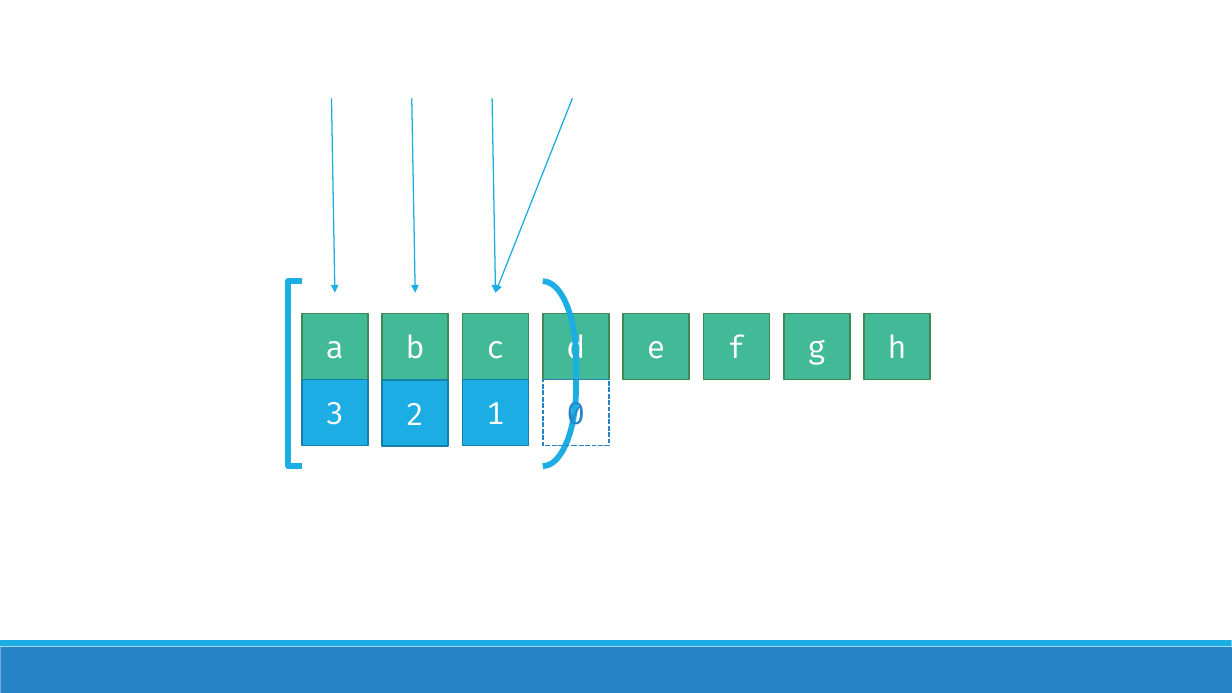
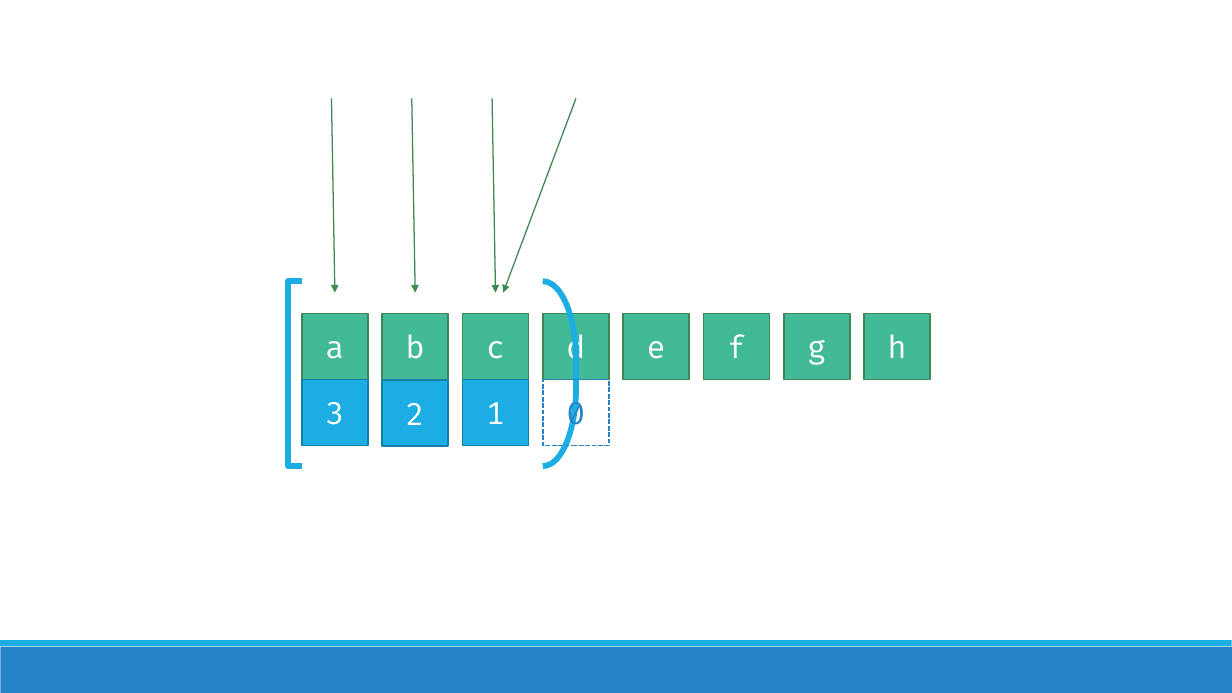
Before and after one commit to brevzin/cpp_proposals, a slide deck: slide 95 of talks/202305_cppnow/take(5).pptx (slide 94 before the commit). Drawn at 1232x693 pixels with LibreOffice and Linux fonts; fonts in the diff are those of the drawing. Boxes give left, top, right and bottom in pixels: in the first picture for what was removed or moved away, otherwise in the second. Text is boxed around its words. In the diff, an @@ line names an element or a change of style, - is before the commit and + after.

```diff
--- a/talks/202305_cppnow/take(5).pptx
+++ b/talks/202305_cppnow/take(5).pptx
@@ arrow (332, 98) - (335, 293): stroke #1CADE4 1 pt to #3E8853 1 pt @@
@@ arrow (412, 98) - (415, 293): stroke #1CADE4 1 pt to #3E8853 1 pt @@
@@ arrow (493, 98) - (495, 293): stroke #1CADE4 1 pt to #3E8853 1 pt @@
@@ arrow moved from (573, 98) - (495, 293) to (576, 98) - (504, 293) @@
@@ arrow (576, 98) - (504, 293): stroke #1CADE4 1 pt to #3E8853 1 pt @@
```
Also in this commit, not shown: 17 other slides changed, 53 slides added, 1 slide removed.
